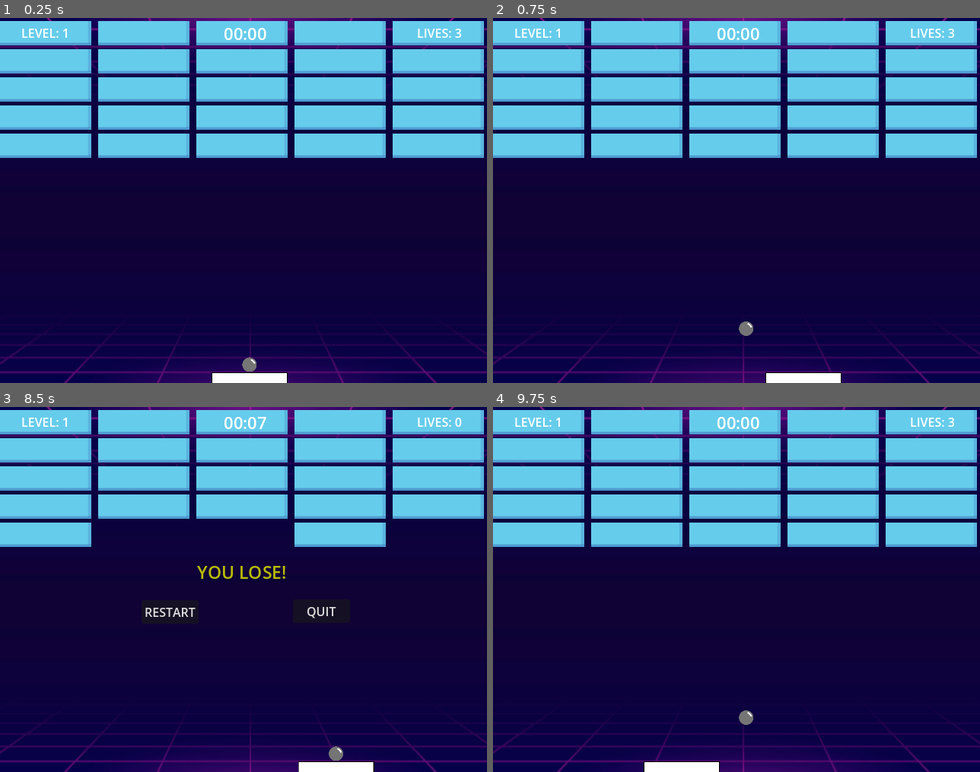
Above: before the commit, frames 1-4 (two rows, left to right).
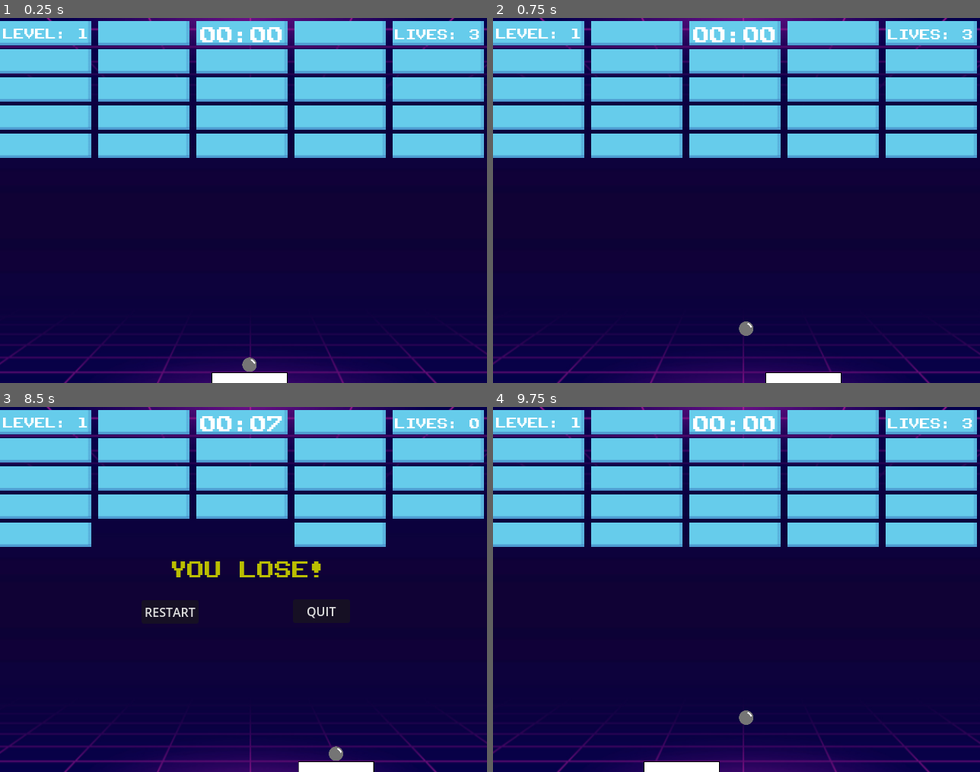
Above: after the commit, the same moments.

Repository: fabiolrodriguez/roguebrick
Game: Godot game, scene res://scenes/wrold.tscn
Two runs of this game, one before a commit and one after it. Both use one fixed random seed, a clock stepped at 60 frames per second and the inputs below.
Inputs:
- Up to frame 1 (0.25 s): no input
- Up to frame 2 (0.75 s): tap Enter (ui_accept) at 0.5 s; hold Right (ui_right) from 0.53 s (still down)
- Up to frame 3 (8.5 s): tap Enter (ui_accept) at 0.77, 1.52, 3.02, 3.77, 4.52, 6.02, 6.77, 7.52 s; release Right (ui_right) at 1.28 s; hold Left (ui_left) 1.28-2.03 s; hold Right (ui_right) 2.03-3.53 s; hold Left (ui_left) 3.53-5.78 s; hold Right (ui_right) 5.78-8.03 s; hold Left (ui_left) from 8.03 s (still down)
- Up to frame 4 (9.75 s): release Left (ui_left) at 8.75 s; click "RESTART" at 8.75 s; tap Enter (ui_accept) at 9.5 s; hold Left (ui_left) from 9.53 s (still down)

The runs differ from the first frame. In frame 1, 0.9% of the frame differs, in the area x 0-99%, y 2-7%; in frame 2, 0.9%; in frame 3, 1.6%, in the area x 0-99%, y 2-48%; in frame 4, 0.9%.

Commit message:
implemented basic upgrade structure

Diff:
--- a/scenes/wrold.tscn
+++ b/scenes/wrold.tscn
@@ -5,6 +5,7 @@
 [ext_resource type="PackedScene" uid="uid://dpfa4erbdltn0" path="res://scenes/player.tscn" id="2_rfnaa"]
 [ext_resource type="PackedScene" uid="uid://s6uj340am82q" path="res://scenes/ball.tscn" id="3_ninex"]
 [ext_resource type="AudioStream" uid="uid://cvhmsmg4lnp61" path="res://assets/hit.mp3" id="5_vdhx6"]
+[ext_resource type="FontFile" uid="uid://ihks70w5dygr" path="res://assets/PublicPixel-rv0pA.ttf" id="5_w7a3i"]
 [ext_resource type="AudioStream" uid="uid://dx53kn51q1kvf" path="res://assets/background.mp3" id="6_xbkoq"]
 
 [sub_resource type="RectangleShape2D" id="RectangleShape2D_w04al"]
@@ -13,12 +14,27 @@
 [sub_resource type="RectangleShape2D" id="RectangleShape2D_rfnaa"]
 size = Vector2(677, 13)
 
+[sub_resource type="LabelSettings" id="LabelSettings_f3pje"]
+font = ExtResource("5_w7a3i")
+font_size = 14
+
+[sub_resource type="LabelSettings" id="LabelSettings_n654h"]
+font = ExtResource("5_w7a3i")
+font_size = 14
+
 [sub_resource type="LabelSettings" id="LabelSettings_vdhx6"]
+font = ExtResource("5_w7a3i")
 font_size = 22
 
 [sub_resource type="LabelSettings" id="LabelSettings_x26i3"]
+font = ExtResource("5_w7a3i")
 font_size = 23
 font_color = Color(0.7294118, 0.74509805, 0, 1)
+
+[sub_resource type="LabelSettings" id="LabelSettings_7vf5t"]
+font = ExtResource("5_w7a3i")
+font_size = 18
+font_color = Color(1, 1, 0.3372549, 1)
 
 [node name="level" type="Node2D" unique_id=128924603]
 script = ExtResource("1_x26i3")
@@ -74,24 +90,26 @@
 [node name="hud" type="CanvasLayer" parent="." unique_id=1191050989]
 
 [node name="LivesLabel" type="Label" parent="hud" unique_id=2000131278]
-offset_left = 548.0
-offset_top = 8.0
-offset_right = 607.0
-offset_bottom = 31.0
+offset_left = 519.0
+offset_top = 14.0
+offset_right = 647.0
+offset_bottom = 37.0
 text = "LIVES: 3"
+label_settings = SubResource("LabelSettings_f3pje")
 
 [node name="Label" type="Label" parent="hud" unique_id=951694865]
-offset_left = 28.0
-offset_top = 8.0
-offset_right = 91.0
-offset_bottom = 31.0
+offset_left = 4.0
+offset_top = 13.0
+offset_right = 132.0
+offset_bottom = 36.0
 text = "LEVEL: 1"
+label_settings = SubResource("LabelSettings_n654h")
 
 [node name="TimerLabel" type="Label" parent="hud" unique_id=1363404169]
-offset_left = 294.0
-offset_top = 5.0
-offset_right = 350.0
-offset_bottom = 36.0
+offset_left = 263.0
+offset_top = 10.0
+offset_right = 373.0
+offset_bottom = 41.0
 text = "00:00"
 label_settings = SubResource("LabelSettings_vdhx6")
 
@@ -113,9 +131,9 @@
 text = "QUIT"
 
 [node name="title" type="Label" parent="dead" unique_id=1798592188]
-offset_left = 259.0
+offset_left = 223.0
 offset_top = 201.0
-offset_right = 376.0
+offset_right = 430.0
 offset_bottom = 233.0
 text = "YOU LOSE!"
 label_settings = SubResource("LabelSettings_x26i3")
@@ -138,9 +156,9 @@
 text = "QUIT"
 
 [node name="title" type="Label" parent="win" unique_id=1137587799]
-offset_left = 259.0
+offset_left = 211.0
 offset_top = 201.0
-offset_right = 376.0
+offset_right = 441.0
 offset_bottom = 233.0
 text = "YOU WIN!!!"
 label_settings = SubResource("LabelSettings_x26i3")
@@ -151,9 +169,44 @@
 
 [node name="bg" type="AudioStreamPlayer" parent="." unique_id=2105022792]
 stream = ExtResource("6_xbkoq")
+
+[node name="UpgradePanel" type="CanvasLayer" parent="." unique_id=781428590]
+process_mode = 2
+
+[node name="title" type="Label" parent="UpgradePanel" unique_id=1454007029]
+offset_left = 166.0
+offset_top = 191.0
+offset_right = 490.0
+offset_bottom = 214.0
+text = "CHOSE YOUR UPGRADE"
+label_settings = SubResource("LabelSettings_7vf5t")
+
+[node name="option1" type="Button" parent="UpgradePanel" unique_id=368883374]
+offset_left = 170.0
+offset_top = 243.0
+offset_right = 241.0
+offset_bottom = 274.0
+text = "BIGGER!"
+
+[node name="option2" type="Button" parent="UpgradePanel" unique_id=68201774]
+offset_left = 292.0
+offset_top = 245.0
+offset_right = 345.0
+offset_bottom = 276.0
+text = "+1 UP"
+
+[node name="option3" type="Button" parent="UpgradePanel" unique_id=1541959008]
+offset_left = 414.0
+offset_top = 246.0
+offset_right = 491.0
+offset_bottom = 277.0
+text = "SLOWER!"
 
 [connection signal="body_entered" from="deadzone" to="." method="_on_deadzone_body_entered"]
 [connection signal="pressed" from="dead/restart" to="." method="_on_restart_pressed"]
 [connection signal="pressed" from="dead/quit" to="." method="_on_quit_pressed"]
 [connection signal="pressed" from="win/restart" to="." method="_on_restart_pressed"]
 [connection signal="pressed" from="win/quit" to="." method="_on_quit_pressed"]
+[connection signal="pressed" from="UpgradePanel/option1" to="." method="_on_option_1_pressed"]
+[connection signal="pressed" from="UpgradePanel/option2" to="." method="_on_option_2_pressed"]
+[connection signal="pressed" from="UpgradePanel/option3" to="." method="_on_option_3_pressed"]
--- a/scripts/main.gd
+++ b/scripts/main.gd
@@ -14,11 +14,15 @@
 @onready var ball2_root: Node2D = get_node(ball_path)
 @onready var bola: Node2D = ball2_root.get_node("bola")
 
+@export var player_path: NodePath =  NodePath("./player")
+@onready var player2 = get_node(player_path)
+@onready var player_root: Node2D = get_node(player_path)
+@onready var paddle: Node2D = player_root.get_node("paddle")
+
 @onready var lives_label = $hud/LivesLabel
 @onready var level_label = $hud/Label
 @onready var dead_menu = $dead
 @onready var win_menu = $win
-
 ## SFX
 @onready var bg_music = $bg
 
@@ -38,6 +42,78 @@
 var timer_started_once := false
 
 @onready var timer_label = $hud/TimerLabel
+
+## Player upgrades
+@onready var upgrade_menu = $UpgradePanel
+@onready var option1_button = $UpgradePanel/option1
+@onready var option2_button = $UpgradePanel/option2
+@onready var option3_button = $UpgradePanel/option3
+var available_upgrades = [
+	"bigger_paddle",
+	"faster_ball",
+	"extra_life"
+]
+
+var current_upgrade_choices: Array = []
+
+func show_upgrade_panel():
+	get_tree().paused = true
+	upgrade_menu.visible = true
+
+	current_upgrade_choices = available_upgrades.duplicate()
+	current_upgrade_choices.shuffle()
+	current_upgrade_choices = current_upgrade_choices.slice(0, 3)
+
+	option1_button.text = upgrade_to_text(current_upgrade_choices[0])
+	option2_button.text = upgrade_to_text(current_upgrade_choices[1])
+	option3_button.text = upgrade_to_text(current_upgrade_choices[2])
+
+
+func upgrade_to_text(upgrade_id: String) -> String:
+	match upgrade_id:
+		"bigger_paddle":
+			return "BIGGER"
+		"faster_ball":
+			return "SPEED"
+		"extra_life":
+			return "+1UP"
+		_:
+			return upgrade_id
+
+
+func choose_upgrade(index: int):
+	var chosen_upgrade = current_upgrade_choices[index]
+	apply_upgrade(chosen_upgrade)
+
+	upgrade_menu.visible = false
+	get_tree().paused = false
+
+	call_deferred("start_next_phase")
+
+
+func apply_upgrade(upgrade_id: String):
+	match upgrade_id:
+		"bigger_paddle":
+			if paddle.has_method("apply_size_multiplier"):
+				paddle.apply_size_multiplier(1.2)
+
+		"faster_ball":
+			ball_speed += 20.0
+
+		"extra_life":
+			lives += 1
+			update_lives_ui()
+
+func _on_option_1_button_pressed():
+	choose_upgrade(0)
+
+func _on_option_2_button_pressed():
+	choose_upgrade(1)
+
+func _on_option_3_button_pressed():
+	choose_upgrade(2)
+
+## End of upgrades
 
 func update_timer_ui():
 	var total_seconds = int(elapsed_time)
@@ -62,14 +138,6 @@
 
 func generate_bricks():
 
-	#var brick_colors = [
-		#Color.FIREBRICK,
-		#Color.TOMATO,
-		#Color.SANDY_BROWN,
-		#Color.AQUAMARINE,
-		#Color.DODGER_BLUE
-	#]
-
 	for child in bricks.get_children():
 		child.queue_free()
 
@@ -104,6 +172,8 @@
 	randomize()
 	dead_menu.visible = false
 	win_menu.visible = false
+	upgrade_menu.visible = false
+
 	generate_bricks()
 	# connect brick to send the get the destroyed signal
 	for brick in bricks.get_children():
@@ -148,6 +218,9 @@
 	bola.call_deferred("stick_to_player", ball_speed)
 	generate_bricks()
 	update_level_ui()
+	if phase > 1:
+		show_upgrade_panel()
+		#upgrade_menu.visible = true
 
 func check_bricks():
 	print("bricks restantes:", bricks.get_child_count())
@@ -163,3 +236,12 @@
 
 func _on_quit_pressed() -> void:
 	get_tree().quit()
+
+func _on_option_1_pressed() -> void:
+	choose_upgrade(0)
+
+func _on_option_2_pressed() -> void:
+	choose_upgrade(1)
+
+func _on_option_3_pressed() -> void:
+	choose_upgrade(2)
--- a/scripts/player.gd
+++ b/scripts/player.gd
@@ -1,6 +1,12 @@
 extends CharacterBody2D
 
 @export var speed = 400
+
+func apply_size_multiplier(multiplier: float):
+	$texture.scale.x *= multiplier
+
+	var rect_shape = $collider.shape as RectangleShape2D
+	rect_shape.size.x *= multiplier
 
 func _physics_process(delta):
 
Binary file added: assets/PublicPixel-rv0pA.ttf
Not shown, added: assets/PublicPixel-rv0pA.ttf.import
Not shown, added: assets/info.txt
